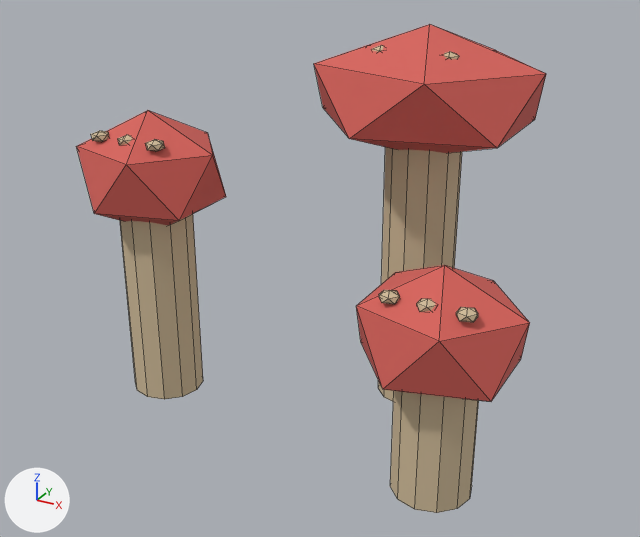
Before and after pictures for a commit that changed the Blender file art/blender/props/mushroom.blend.
Camera for both pictures: a 50 mm camera at (0.488, -0.879, 0.611) aimed at (0.021, -0.029, 0.186). Every picture has the same lights, and +X, +Y and +Z are marked at lower left. The first picture is the older version. Mesh edges are drawn as thin lines.

The older version as bpy lines, for what is in view:
```python
ob_cap_0 = bpy.data.objects.new('cap_0', me_icosphere)
ob_cap_0.location = (-0.18, -0.08, 0.29)
ob_cap_1 = bpy.data.objects.new('cap_1', me_icosphere_004)
ob_cap_1.location = (0.11, 0.06, 0.39)
ob_cap_2 = bpy.data.objects.new('cap_2', me_icosphere_008)
ob_cap_2.location = (0.21, -0.12, 0.19)
ob_spot_0_0 = bpy.data.objects.new('spot_0_0', me_icosphere_001)
ob_spot_0_0.location = (-0.22, -0.12, 0.338)
ob_spot_1_0 = bpy.data.objects.new('spot_1_0', me_icosphere_005)
ob_spot_1_0.location = (0.07, 0.02, 0.438)
ob_spot_1_2 = bpy.data.objects.new('spot_1_2', me_icosphere_007)
ob_spot_1_2.location = (0.15, 0.02, 0.438)
ob_spot_2_0 = bpy.data.objects.new('spot_2_0', me_icosphere_009)
ob_spot_2_0.location = (0.17, -0.16, 0.238)
ob_stalk_2 = bpy.data.objects.new('stalk_2', me_cylinder_002)
ob_stalk_2.location = (0.21, -0.12, 0.086)
# also in view: 'stalk_1' at (0.11, 0.06, 0.176); 'stalk_0' at (-0.18, -0.08, 0.131)
```
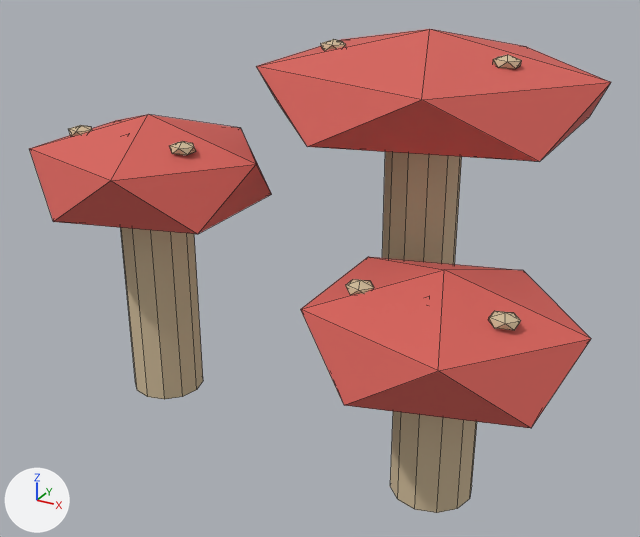
Boxes [x1, y1, x2, y2] around the edits, measured in the pictures (640 x 537 px):
```json
{"object": "cap_2", "change": "rescaled", "before": [356, 265, 530, 402], "after": [301, 257, 591, 428], "on screen": "66% wider, 25% taller"}
{"object": "cap_1", "change": "rescaled", "before": [314, 24, 546, 153], "after": [256, 29, 611, 162], "on screen": "53% wider"}
{"object": "cap_0", "change": "rescaled", "before": [76, 110, 226, 225], "after": [29, 114, 271, 234], "on screen": "61% wider"}
{"object": "spot_2_0", "change": "moved", "before": [379, 290, 400, 304], "after": [346, 279, 374, 295]}
{"object": "spot_1_2", "change": "moved", "before": [444, 51, 459, 59], "after": [493, 55, 522, 69]}
{"object": "spot_0_0", "change": "moved", "before": [91, 131, 109, 142], "after": [69, 125, 92, 136]}
{"object": "spot_1_0", "change": "moved", "before": [371, 45, 384, 52], "after": [321, 39, 346, 50]}
```

Edits to the scene script, one JSON object a line:
```json
{"block": "me_icosphere", "where": "# used by ob_cap_0; location = (-0.18, -0.08, 0.29)"}
{"op": "remove", "block": "me_icosphere", "code": "me_icosphere.from_pydata(...)  # 12 vertices, 20 faces; spans x -0.089..0.089, y -0.077..0.077, z -0.075..0.075"}
{"op": "add", "block": "me_icosphere", "code": "me_icosphere.from_pydata(...)  # 12 vertices, 20 faces; spans x -0.148..0.148, y -0.123..0.123, z -0.07..0.07"}
{"block": "me_icosphere", "change": "me_icosphere part 1: the whole mesh is scaled about its middle by (1.65, 1.61, 0.933)"}
{"block": "me_icosphere_004", "where": "# used by ob_cap_1; location = (0.11, 0.06, 0.39)"}
{"op": "remove", "block": "me_icosphere_004", "code": "me_icosphere_004.from_pydata(...)  # 12 vertices, 20 faces; spans x -0.134..0.134, y -0.111..0.111, z -0.075..0.075"}
{"op": "add", "block": "me_icosphere_004", "code": "me_icosphere_004.from_pydata(...)  # 12 vertices, 20 faces; spans x -0.201..0.201, y -0.166..0.166, z -0.07..0.07"}
{"block": "me_icosphere_004", "change": "me_icosphere_004 part 2: the whole mesh is scaled about its middle by (1.5, 1.5, 0.933)"}
{"block": "me_icosphere_008", "where": "# used by ob_cap_2; location = (0.21, -0.12, 0.19)"}
{"op": "remove", "block": "me_icosphere_008", "code": "me_icosphere_008.from_pydata(...)  # 12 vertices, 20 faces; spans x -0.089..0.089, y -0.077..0.077, z -0.075..0.075"}
{"op": "add", "block": "me_icosphere_008", "code": "me_icosphere_008.from_pydata(...)  # 12 vertices, 20 faces; spans x -0.148..0.148, y -0.123..0.123, z -0.07..0.07"}
{"block": "me_icosphere_008", "change": "me_icosphere_008 part 3: the whole mesh is scaled about its middle by (1.65, 1.61, 0.933)"}
{"op": "set", "path": "ob_spot_0_0.location", "old": "(-0.22, -0.12, 0.338)", "new": "(-0.254, -0.115, 0.338)"}
{"op": "set", "path": "ob_spot_1_0.location", "old": "(0.07, 0.02, 0.438)", "new": "(0.009, 0.025, 0.438)"}
{"op": "set", "path": "ob_spot_1_2.location", "old": "(0.15, 0.02, 0.438)", "new": "(0.211, 0.025, 0.438)"}
{"op": "set", "path": "ob_spot_2_0.location", "old": "(0.17, -0.16, 0.238)", "new": "(0.136, -0.155, 0.238)"}
```
